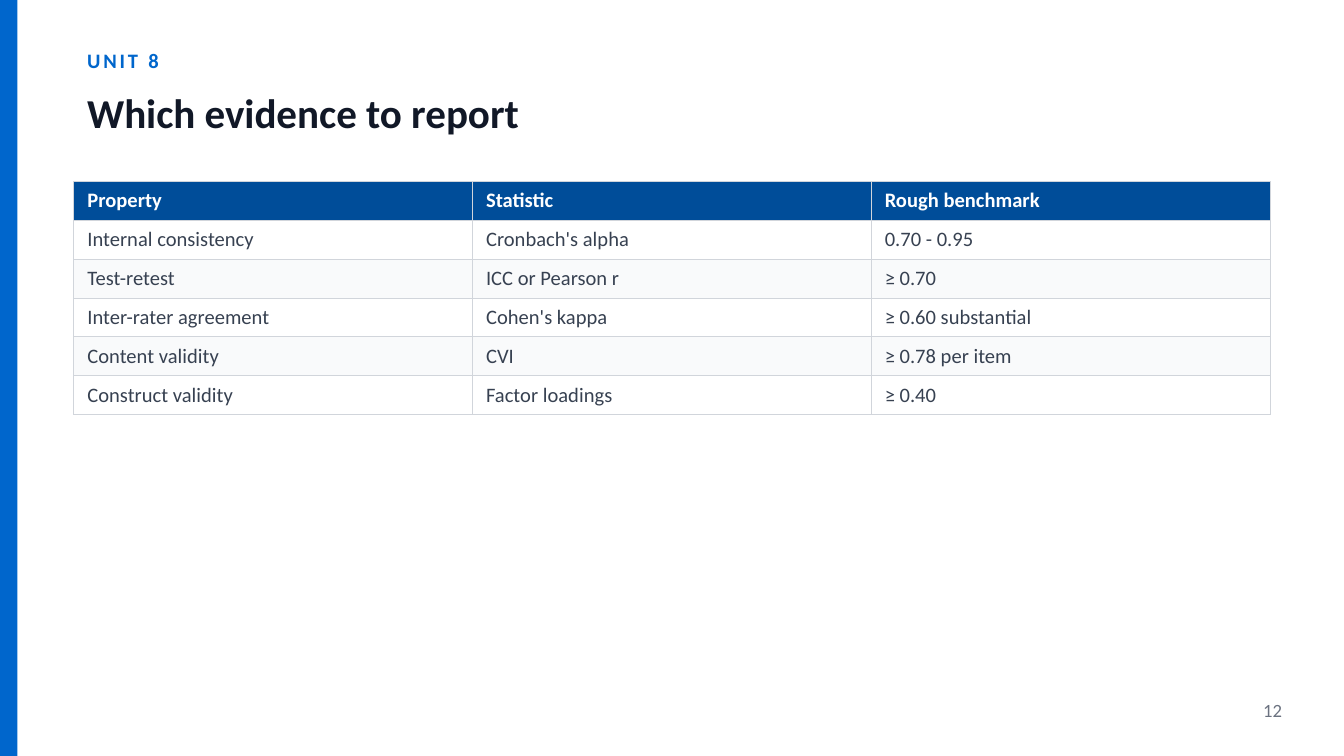
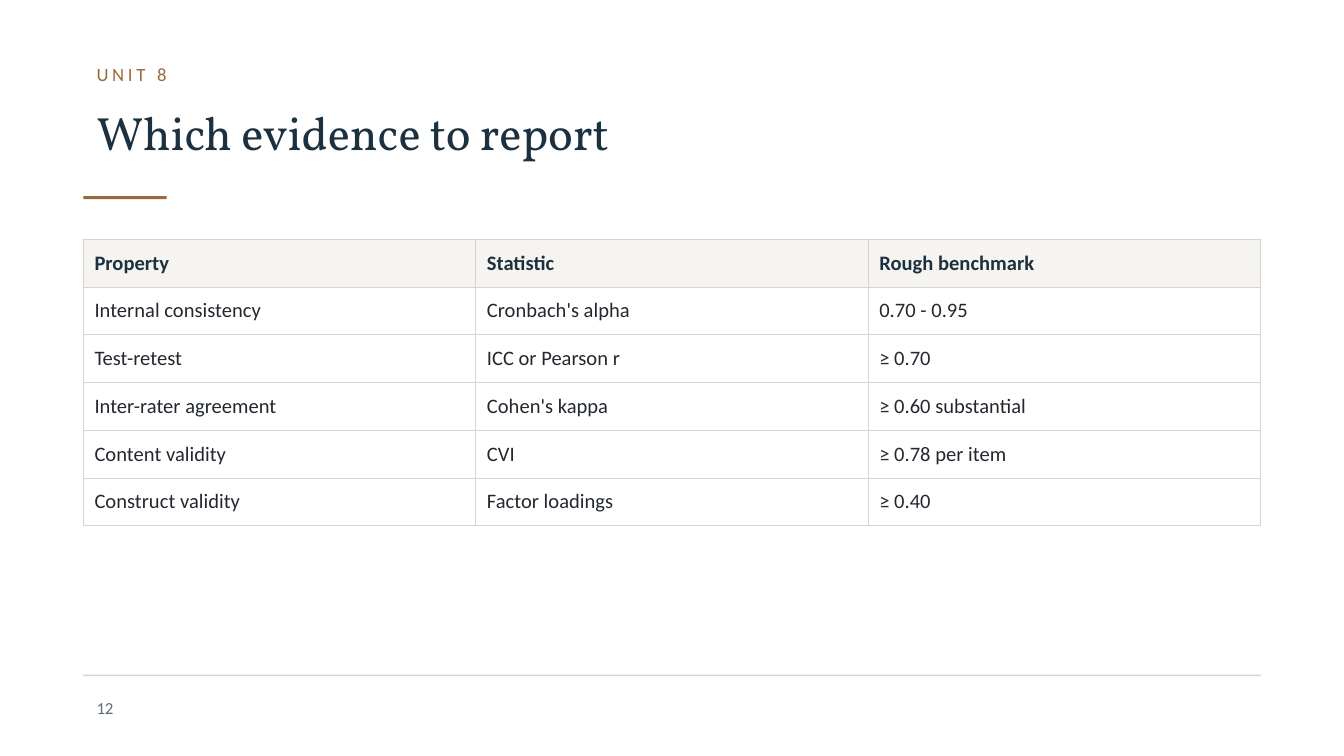
Before and after one commit to JesseAnak7534/ICBB, a slide deck: slide 12 of icbb-website/materials/research-methods/unit-08-slides.pptx. Drawn at 1344x756 pixels with LibreOffice and Linux fonts; fonts in the diff are those of the drawing; background and template pictures are left out. Boxes give left, top, right and bottom in pixels: in the first picture for what was removed or moved away, otherwise in the second. Text is boxed around its words. In the diff, an @@ line names an element or a change of style, - is before the commit and + after.

```diff
--- a/icbb-website/materials/research-methods/unit-08-slides.pptx
+++ b/icbb-website/materials/research-methods/unit-08-slides.pptx
@@ rectangle removed at (0,0,17,756) @@
@@ text "UNIT 8": place and size @@
-text "UNIT 8" at (87,54,158,68)
+text "UNIT 8" at (97,68,166,81)
@@ text "UNIT 8" at (97,68,166,81): size 11 to 10 pt, text colour #0066CC to #9A6A3C, letter spacing 1.5 to 2 pt, bold off @@
@@ text "Which evidence to report": place and size @@
-text "Which evidence to report" at (87,99,519,135)
+text "Which evidence to report" at (97,116,609,162)
@@ text "Which evidence to report" at (97,116,609,162): size 22 to 25 pt, font Calibri to Vollkorn, text colour #111827 to #1C3140, bold off @@
@@ rectangle added at (83,196,167,199), fill #9A6A3C @@
@@ table at (83,239,1261,516) @@
@@ fill #004D99 to #F6F4F0 in row 1 @@
@@ fill #F9FAFB to #FFFFFF in 6 cells @@
@@ text colour #FFFFFF to #1C3140 in "Property", "Statistic", "Rough benchmark" @@
@@ text colour #374151 to #23282E in "Internal consistency", "Cronbach's alpha", "0.70 - 0.95", "Test-retest" and 11 more places @@
@@ borders changed @@
@@ table: place and size @@
-table at (74,181,1271,410)
+table at (83,239,1261,516)
@@ rectangle added at (83,675,1261,676), fill #D8D3CB @@
@@ page number: place and size @@
-page number at (1263,705,1282,717)
+page number at (97,703,114,714)
@@ page number at (97,703,114,714): size 10 to 9 pt, text colour #6B7280 to #5F6B76 @@
```
Also in this commit, not shown: 18 other slides changed, 49 other files.
